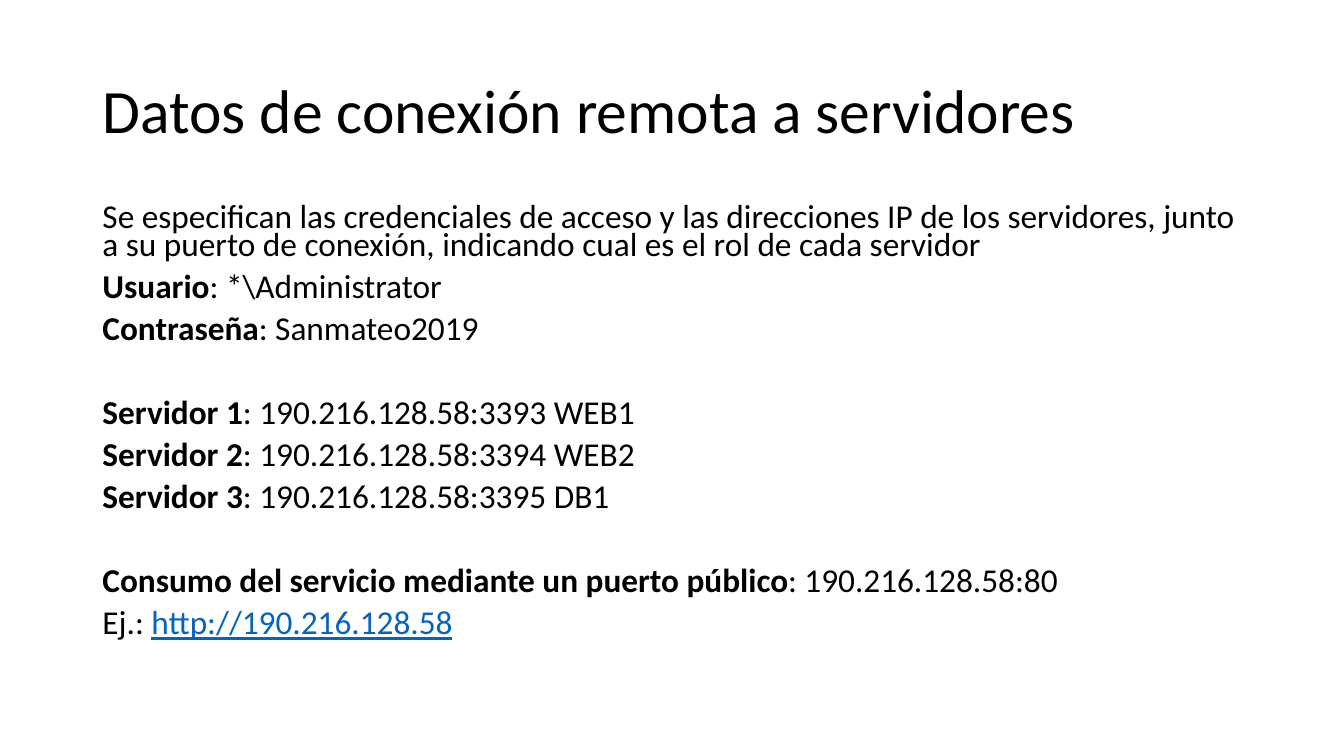
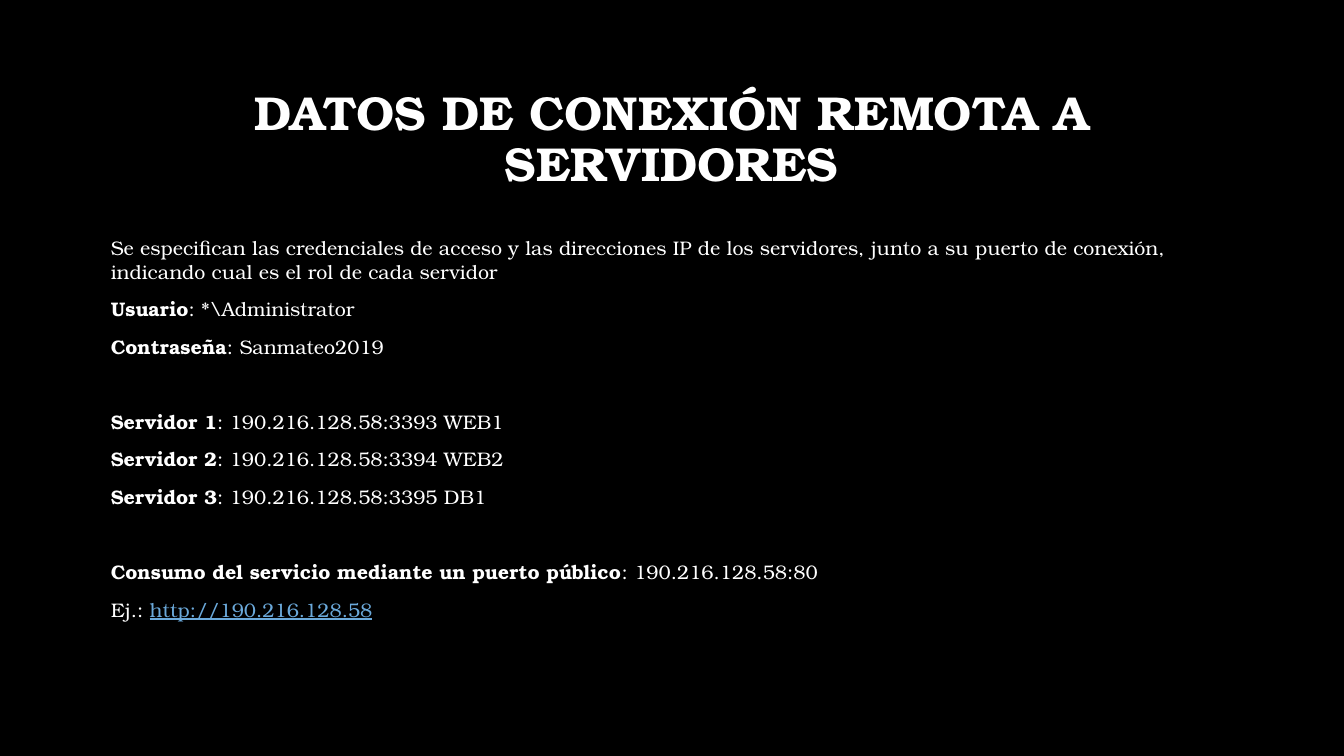
Before and after one commit to hannerfirst/optimus-prime, a slide deck: slide 8 of paralelos-project-java/docs/Configuración nodos clúster y balanceador de cargas.pptx. Drawn at 1344x756 pixels with LibreOffice and Linux fonts; fonts in the diff are those of the drawing; background and template pictures are left out. Boxes give left, top, right and bottom in pixels: in the first picture for what was removed or moved away, otherwise in the second. Text is boxed around its words. In the diff, an @@ line names an element or a change of style, - is before the commit and + after.

```diff
--- a/paralelos-project-java/docs/Configuración nodos clúster y balanceador de cargas.pptx
+++ b/paralelos-project-java/docs/Configuración nodos clúster y balanceador de cargas.pptx
@@ background #FFFFFF to picture (left out) @@
@@ title at box(254, 86, 1088, 182): text changed; size 44 to 34 pt; font Calibri to TeX Gyre Bonum; text colour #000000 to #FFFFFF; bold on @@
-Datos de conexión remota a servidores
+DATOS DE CONEXIÓN REMOTA A SERVIDORES
@@ text "Se especifican las credenciales de ...": place and size @@
-text "Se especifican las credenciales de ..." at box(102, 205, 1234, 640)
+text "Se especifican las credenciales de ..." at box(111, 240, 1164, 622)
@@ text "Se especifican las credenciales de ..." at box(111, 240, 1164, 622): size 23.8 to 14 pt, font Calibri to TeX Gyre Bonum, text colour #000000 to #FFFFFF; text colour #0563C1 to #6BA9DA in "http://190.216.128.58"; line spacing 0.7 to 1 @@
```
Also in this commit, not shown: 10 other slides changed.
